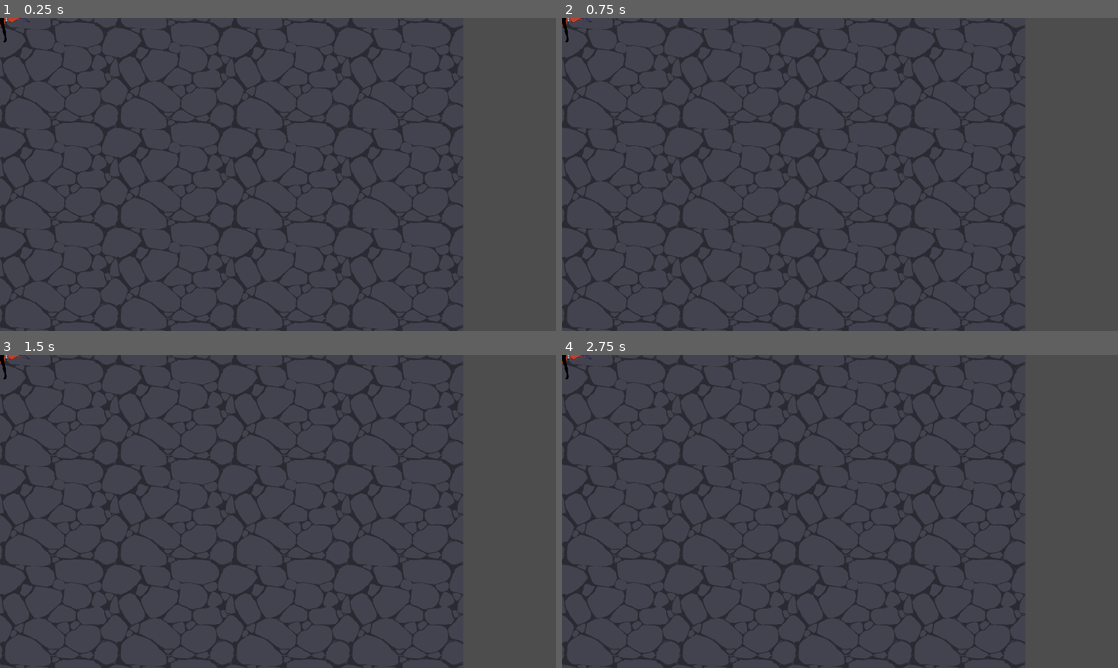
Above: before the commit, frames 1-4 (two rows, left to right).
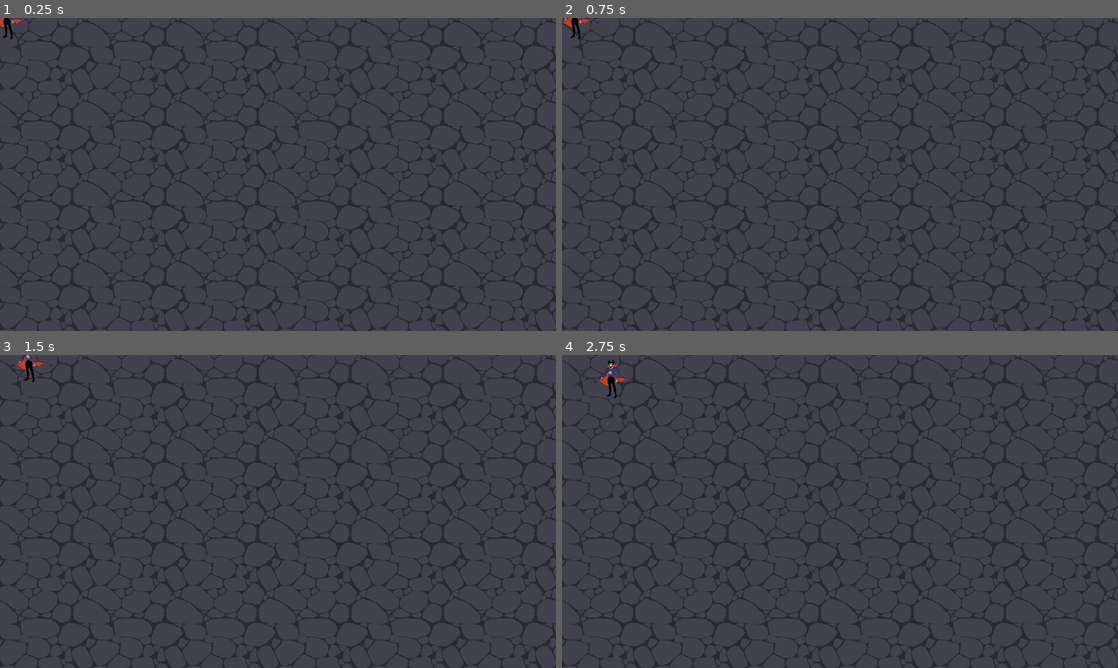
Above: after the commit, the same moments.

Repository: boswotcher/game-jam-07-2024
Game: Godot game, scene res://World/world.tscn
Same seed, same stepped clock (60 frames per second), same inputs: the game is played once before the commit and once after it. This scene is started directly instead of the project's main scene.
Inputs:
- Up to frame 1 (0.25 s): no input
- Up to frame 2 (0.75 s): tap Enter at 0.5 s; hold D (right, bound only after the commit) from 0.53 s (still down)
- Up to frame 3 (1.5 s): release D (right, bound only after the commit) at 1.28 s; hold S (down, bound only after the commit) from 1.28 s (still down)
- Up to frame 4 (2.75 s): release S (down, bound only after the commit) at 2.03 s; hold D (right, bound only after the commit) from 2.03 s (still down)

The runs differ from the first frame. In frame 1, 16% of the frame differs, in the area x 0-100%, y 0-100%; in frame 2, 16%; in frame 3, 16%; in frame 4, 16%.

Commit message:
Adding base character movement

Diff:
--- /dev/null
+++ b/Player/player.gd
@@ -0,0 +1,13 @@
+extends CharacterBody2D
+
+var movement_speed = 200.0
+
+func _physics_process(delta):
+	movement()
+
+func movement():
+	var x_movement = Input.get_action_strength("right") - Input.get_action_strength("left")
+	var y_movement = Input.get_action_strength("down") - Input.get_action_strength("up")
+	var mov = Vector2(x_movement, y_movement)
+	velocity = mov.normalized() * movement_speed
+	move_and_slide()
--- a/Player/player.tscn
+++ b/Player/player.tscn
@@ -1,16 +1,19 @@
-[gd_scene load_steps=3 format=3 uid="uid://dbea8h6i0r022"]
+[gd_scene load_steps=4 format=3 uid="uid://dbea8h6i0r022"]
 
-[ext_resource type="Texture2D" uid="uid://doq20unan34lt" path="res://Player/Vampire_BASE.png" id="1_b7nii"]
+[ext_resource type="Script" path="res://Player/player.gd" id="1_fbx7u"]
+[ext_resource type="Texture2D" uid="uid://dd5g1kd3dwdwo" path="res://Assets/Textures/Player/small_vampire_base.png" id="1_lvp6j"]
 
 [sub_resource type="CapsuleShape2D" id="CapsuleShape2D_6xcjx"]
 radius = 229.0
 height = 766.0
 
 [node name="Player" type="CharacterBody2D"]
+script = ExtResource("1_fbx7u")
 
 [node name="Sprite2D" type="Sprite2D" parent="."]
 position = Vector2(11, 3)
-texture = ExtResource("1_b7nii")
+scale = Vector2(0.5, 0.5)
+texture = ExtResource("1_lvp6j")
 
 [node name="CollisionShape2D" type="CollisionShape2D" parent="."]
 shape = SubResource("CapsuleShape2D_6xcjx")
--- a/World/world.tscn
+++ b/World/world.tscn
@@ -1,6 +1,6 @@
 [gd_scene load_steps=3 format=3 uid="uid://puk27svdokqn"]
 
-[ext_resource type="Texture2D" uid="uid://clprthcm6y532" path="res://Ground_tile.jpg" id="1_28me4"]
+[ext_resource type="Texture2D" uid="uid://clprthcm6y532" path="res://Assets/Textures/World/Ground_tile.jpg" id="1_28me4"]
 [ext_resource type="PackedScene" uid="uid://dbea8h6i0r022" path="res://Player/player.tscn" id="2_f7mth"]
 
 [node name="World" type="Node2D"]
--- /dev/null
+++ b/player.gd
@@ -0,0 +1,13 @@
+extends Area2D
+
+@export var speed = 400 # How fast the player will move (pixels/sec).
+var screen_size # Size of the game window.
+
+# Called when the node enters the scene tree for the first time.
+func _ready():
+	screen_size = get_viewport_rect().size
+
+
+# Called every frame. 'delta' is the elapsed time since the previous frame.
+func _process(delta):
+	pass
--- a/project.godot
+++ b/project.godot
@@ -22,4 +22,27 @@
 window/size/window_width_override=1280
 window/size/window_height_override=720
 window/stretch/mode="viewport"
-window/stretch/scale=0.04
+window/stretch/scale=0.5
+
+[input]
+
+up={
+"deadzone": 0.5,
+"events": [Object(InputEventKey,"resource_local_to_scene":false,"resource_name":"","device":-1,"window_id":0,"alt_pressed":false,"shift_pressed":false,"ctrl_pressed":false,"meta_pressed":false,"pressed":false,"keycode":0,"physical_keycode":87,"key_label":0,"unicode":119,"echo":false,"script":null)
+]
+}
+down={
+"deadzone": 0.5,
+"events": [Object(InputEventKey,"resource_local_to_scene":false,"resource_name":"","device":-1,"window_id":0,"alt_pressed":false,"shift_pressed":false,"ctrl_pressed":false,"meta_pressed":false,"pressed":false,"keycode":0,"physical_keycode":83,"key_label":0,"unicode":115,"echo":false,"script":null)
+]
+}
+left={
+"deadzone": 0.5,
+"events": [Object(InputEventKey,"resource_local_to_scene":false,"resource_name":"","device":-1,"window_id":0,"alt_pressed":false,"shift_pressed":false,"ctrl_pressed":false,"meta_pressed":false,"pressed":false,"keycode":0,"physical_keycode":65,"key_label":0,"unicode":97,"echo":false,"script":null)
+]
+}
+right={
+"deadzone": 0.5,
+"events": [Object(InputEventKey,"resource_local_to_scene":false,"resource_name":"","device":-1,"window_id":0,"alt_pressed":false,"shift_pressed":false,"ctrl_pressed":false,"meta_pressed":false,"pressed":false,"keycode":0,"physical_keycode":68,"key_label":0,"unicode":100,"echo":false,"script":null)
+]
+}
Renamed: Player/Vampire_BASE.png -> Assets/Textures/Player/Vampire_BASE.png
Not shown, changed: Assets/Textures/Player/Vampire_BASE.png.import
Binary file added: Assets/Textures/Player/small_vampire_base.png
Not shown, changed: Assets/Textures/Player/small_vampire_base.png.import
Binary file added: Assets/Textures/World/Ground_tile.jpg
Not shown, changed: Assets/Textures/World/Ground_tile.jpg.import
Binary file removed: Ground_tile.jpg
Binary file removed: Player/player_sprite.png
